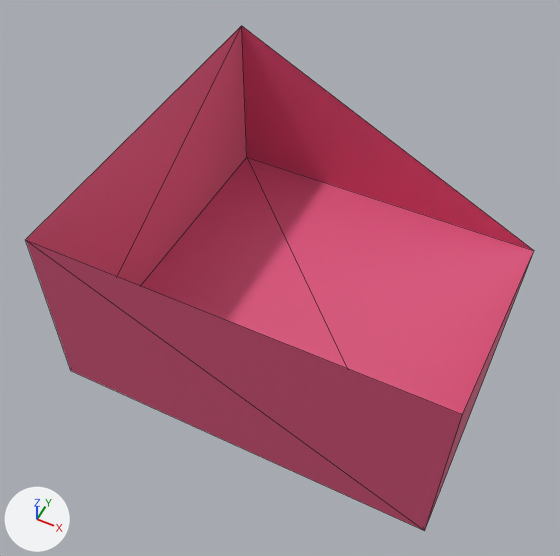
Before and after pictures for a commit that changed the glTF model models/seperated_blocks/r1c4_body_pink.gltf.
Both versions are drawn from a 50 mm camera at (1.08, -2.66, 2.45) aimed at (-0.14, -0.21, -0.62). The lights are fixed; the arrows at lower left show +X, +Y and +Z. Mesh edges are drawn as thin lines. Objects named as collision shapes, trigger or cutter boxes, shadow casters or lower levels of detail are left out. Vertices at the same position are counted once.

Objects in the first picture: 'r1c4_body_pink'.
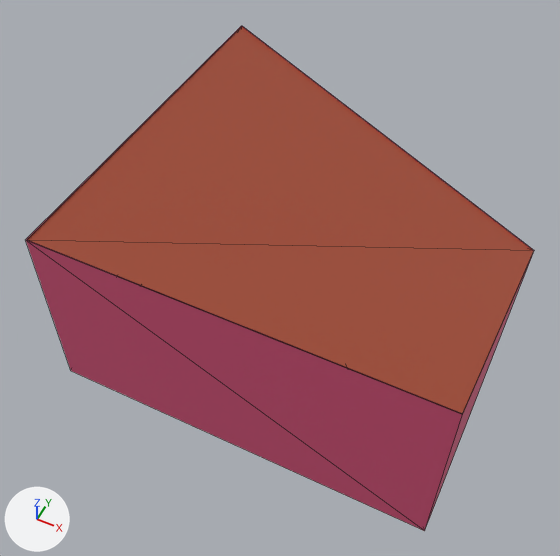
Location of each change, (x1, y1, x2, y2) in pixels of the pictures (560 x 556 px):
part 1 of me_cube_161, added (red): after (27, 27, 534, 414)

Patch to the scene script:
```diff
--- a/models/seperated_blocks/r1c4_body_pink.gltf.py
+++ b/models/seperated_blocks/r1c4_body_pink.gltf.py
@@ me_cube_161 @@
 # used by ob_r1c4_body_pink; location = (0.0, 0.0, 0.0)
 # verts and faces of me_cube_161; kept vertices keep their numbers, new ones are numbered from 7
-me_cube_161.from_pydata(...)  # 7 vertices, 8 faces; spans x -1.0..1.0, y -1.0..1.0, z -1.0..0.0
+me_cube_161.from_pydata(...)  # 11 vertices, 10 faces; spans x -1.0..1.0, y -1.0..1.01, z -1.01..0.0
+# me_cube_161 part 1
+verts[7] = (-1.0, -0.99, -0.01)  # pixel (27, 239)
+verts[8] = (-1.0, 1.01, -0.01)  # pixel (242, 25)
+verts[9] = (1.0, -0.99, -0.01)  # pixel (462, 413)
+verts[10] = (1.0, 1.01, -1.01)  # pixel (534, 250)
+faces += [(7, 10, 8), (7, 9, 10)]
 me_cube_161.materials.append(mat_material_004)
```
